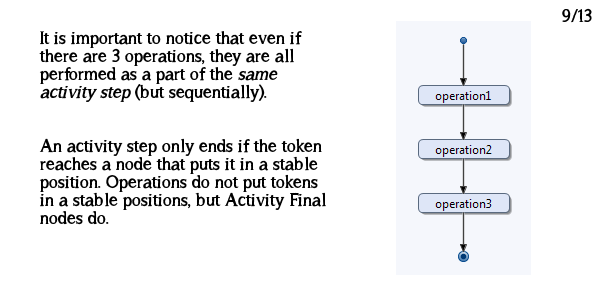
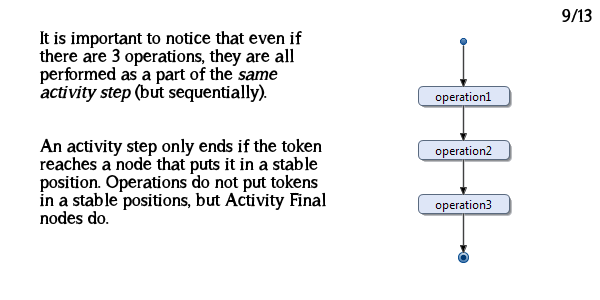
Before/after of a 600×300 layered artwork. What changed in the layer stack:
added layer "operation-seq.png #1" above "operation-seq.png" over (418, 38, 512, 263)
painted on "operation-seq.png" over (396, 21, 531, 275)
